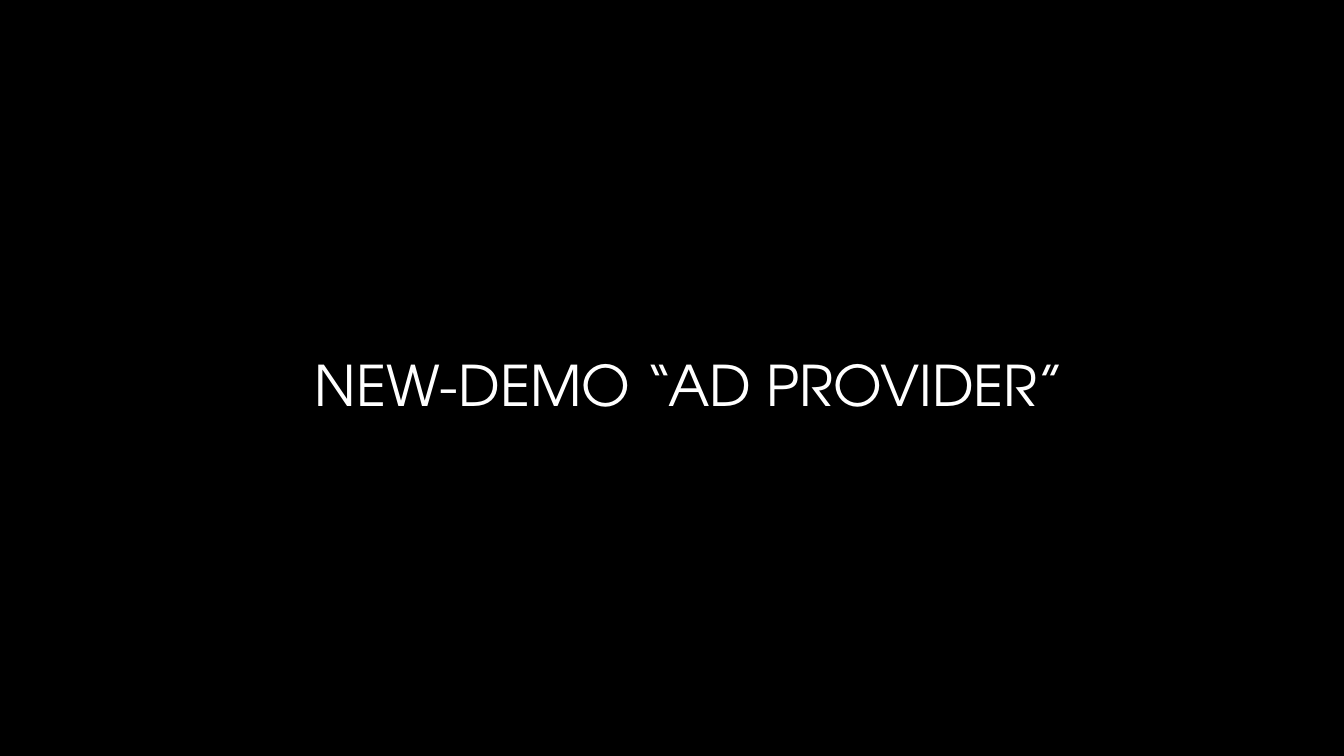
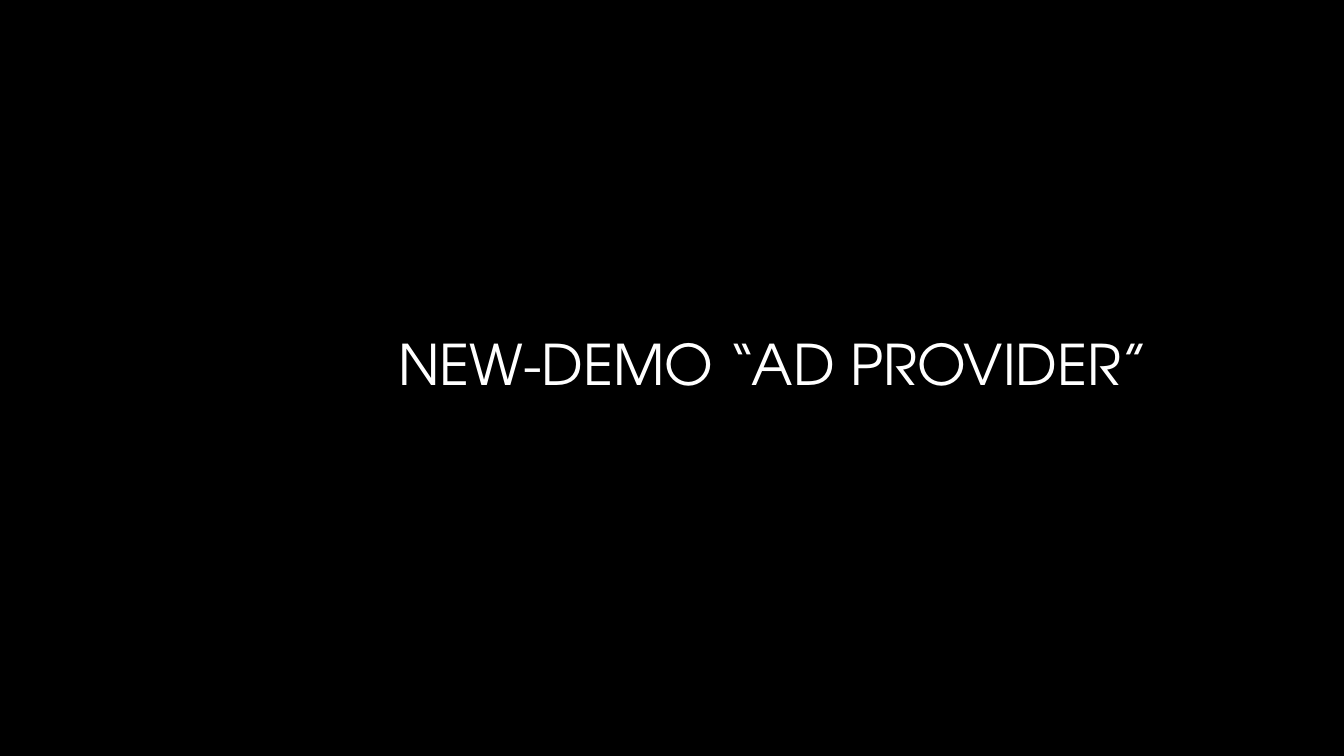
Before and after one commit to AndySchneiderDev-zz/PowerShellSummit, a slide deck: slide 5 of PS Summit AD Tips and Tricks.pptx. Drawn at 1344x756 pixels with LibreOffice and Linux fonts; fonts in the diff are those of the drawing; background and template pictures are left out. Boxes give left, top, right and bottom in pixels: in the first picture for what was removed or moved away, otherwise in the second. Text is boxed around its words. In the diff, an @@ line names an element or a change of style, - is before the commit and + after.

```diff
--- a/PS Summit AD Tips and Tricks.pptx
+++ b/PS Summit AD Tips and Tricks.pptx
@@ title "NEW-DEMO “AD PROVIDER”": place and size @@
-title "NEW-DEMO “AD PROVIDER”" at box(315, 364, 1065, 407)
+title "NEW-DEMO “AD PROVIDER”" at box(398, 343, 1148, 386)
```
Also in this commit, not shown: 3 other slides changed, 1 slide removed.
